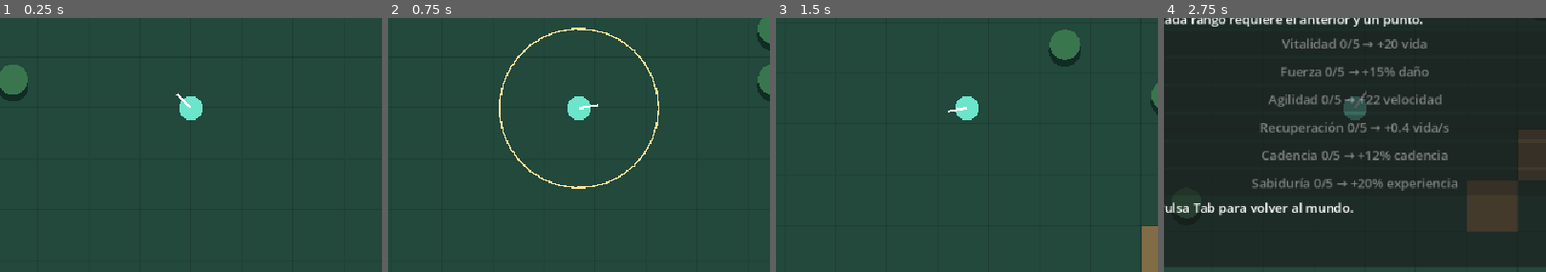
Above: before the commit, frames 1-4 (left to right).
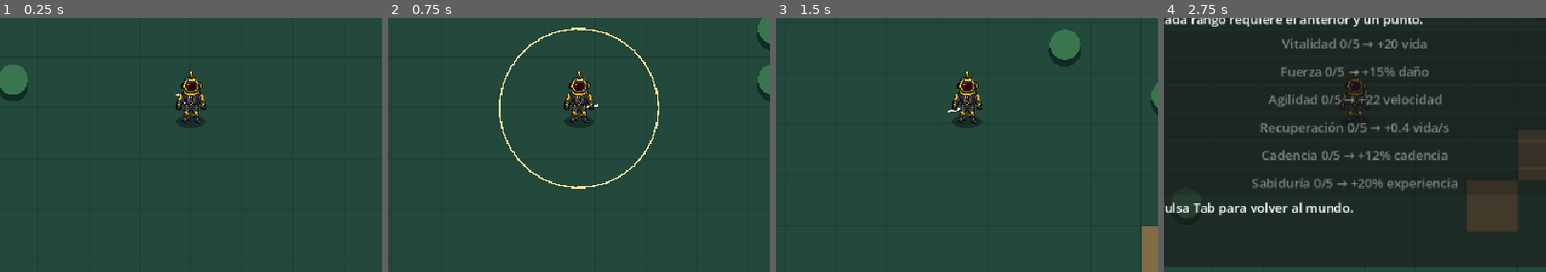
Above: after the commit, the same moments.

Repository: LikoKriko/Godotgame1
Game: Godot game, scene res://scenes/main.tscn
The game is run twice, just before and just after one commit, with the same random seed, the same clock (stepped at 60 frames per second) and the same inputs.
Inputs (mouse positions are % of the whole screen's width and height, from its top left):
- Up to frame 1 (0.25 s): no input
- Up to frame 2 (0.75 s): tap Enter at 0.5 s; move the mouse to (72, 45) at 0.52 s; hold D from 0.53 s (still down); tap R at 0.6 s; click (72, 45) at 0.67 s
- Up to frame 3 (1.5 s): tap Space at 0.77 s; move the mouse to (30, 55) at 1.27 s; release D at 1.28 s; hold S from 1.28 s (still down); tap R at 1.35 s
- Up to frame 4 (2.75 s): tap Space at 1.52 s; move the mouse to (60, 28) at 2.02 s; release S at 2.03 s; hold D from 2.03 s (still down); tap Tab at 2.1 s; tap R at 2.3 s
The pictures show only the part of the screen within x 25-75%, y 32-82%; the shares and areas given below are measured in that part.

The runs differ from the first frame. In frame 1, 1.2% of the frame differs, in the area x 46-54%, y 21-44%; in frame 2, 1.2%; in frame 3, 1.1%; in frame 4, 0.6%.

Commit message:
Add charcoal and yellow survivor character sprite

Diff:
--- a/scripts/main.gd
+++ b/scripts/main.gd
@@ -29,6 +29,7 @@
 var skills_open := false
 var kills := 0
 var camera: Camera2D
+var character: Sprite2D
 var hud: Label
 var skill_panel: PanelContainer
 var skill_buttons: Array[Button] = []
@@ -36,6 +37,12 @@
 func _ready() -> void:
 	terrain.seed = WORLD_SEED
 	terrain.frequency = 0.018
+	character = Sprite2D.new()
+	character.texture = preload("res://assets/characters/survivor.png")
+	character.texture_filter = CanvasItem.TEXTURE_FILTER_NEAREST
+	character.scale = Vector2(0.055, 0.055)
+	character.position = player + Vector2(0, -14)
+	add_child(character)
 	camera = Camera2D.new()
 	add_child(camera)
 	var canvas := CanvasLayer.new()
@@ -81,6 +88,7 @@
 	dead = false
 	skills_open = false
 	camera.position = player
+	character.position = player + Vector2(0, -14)
 	update_hud()
 	queue_redraw()
 
@@ -150,6 +158,7 @@
 	if walkable(player + Vector2(0, motion.y)):
 		player.y += motion.y
 	camera.position = player
+	character.position = player + Vector2(0, -14)
 	if Input.is_mouse_button_pressed(MOUSE_BUTTON_LEFT) or Input.is_physical_key_pressed(KEY_SPACE):
 		attack(get_global_mouse_position())
 	spawn_timer -= delta
@@ -235,5 +244,10 @@
 		draw_circle(shot["position"], 5, Color("ffe29a"))
 	if flash_timer > 0:
 		draw_arc(player, WEAPONS[weapon_index]["range"], 0, TAU, 32, Color("ffe29a"), 2)
-	draw_circle(player, 15, Color("6be5cb"))
+	draw_ellipse_shadow()
 	draw_line(player, player + player.direction_to(get_global_mouse_position()) * 25, Color.WHITE, 3)
+
+func draw_ellipse_shadow() -> void:
+	draw_set_transform(player + Vector2(0, 17), 0, Vector2(1, 0.4))
+	draw_circle(Vector2.ZERO, 19, Color(0, 0, 0, 0.35))
+	draw_set_transform(Vector2.ZERO)
Binary file added: assets/characters/survivor.png
Not shown, added: assets/characters/survivor.png.import
Not shown, added: tests/smoke.gd.uid
Not shown, changed: README.md
